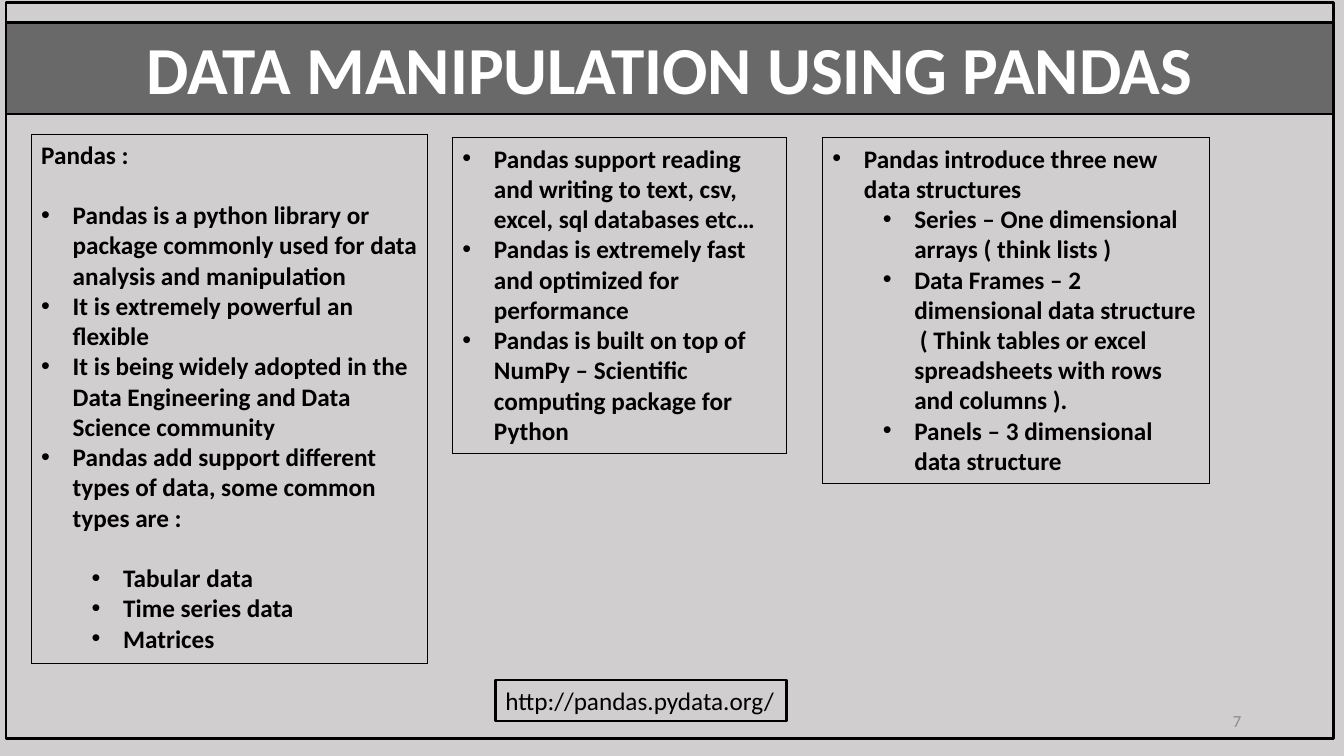
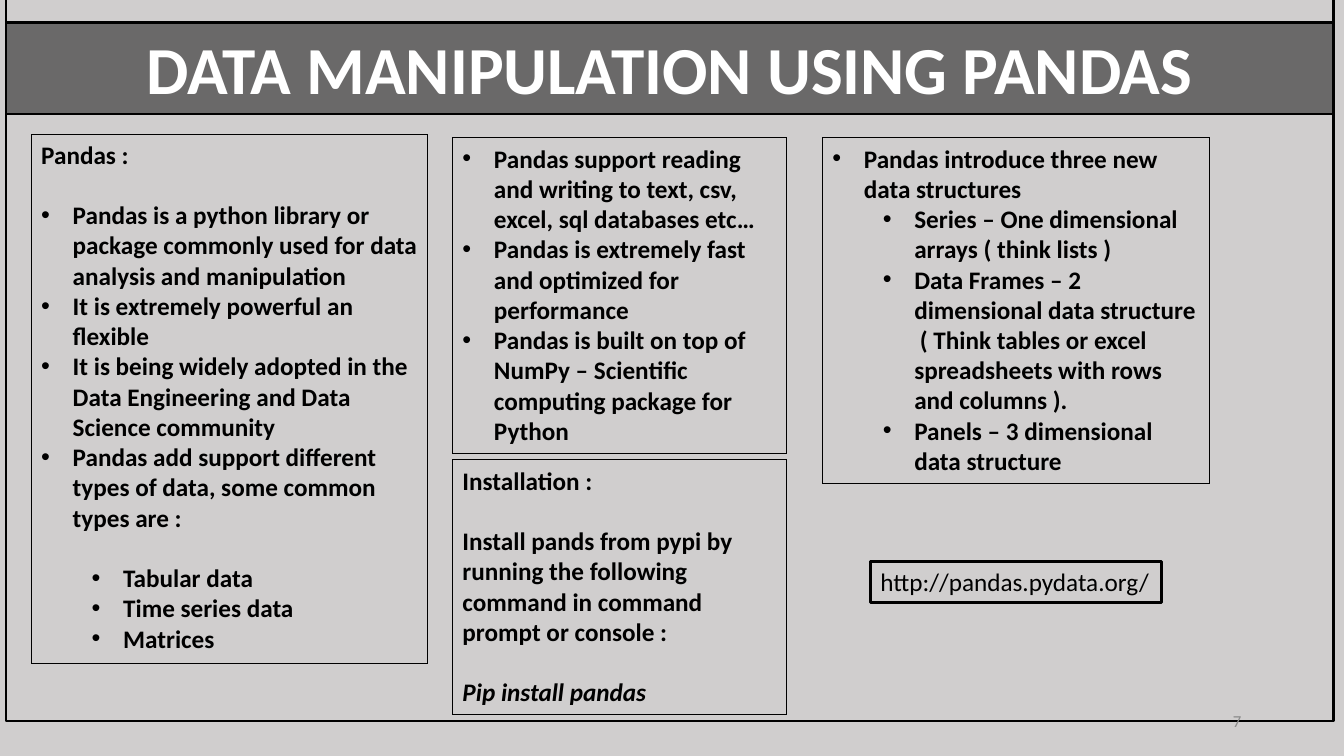
Before and after one commit to hamna314/iacc_python, a slide deck: slide 7 of week7/PythonPresentationWeek7.pptx. Drawn at 1344x756 pixels with LibreOffice and Linux fonts; fonts in the diff are those of the drawing. Boxes give left, top, right and bottom in pixels: in the first picture for what was removed or moved away, otherwise in the second. Text is boxed around its words. In the diff, an @@ line names an element or a change of style, - is before the commit and + after.

```diff
--- a/week7/PythonPresentationWeek7.pptx
+++ b/week7/PythonPresentationWeek7.pptx
@@ rectangle: place and size @@
-rectangle at box(6, 3, 1334, 739)
+rectangle at box(6, 0, 1334, 721)
@@ rectangle added at box(453, 460, 786, 714), outline #000000 0.75 pt, 18 pt, text #000000, bold @@
+Installation :
+Install pands from pypi by running the following command in command prompt or console :
+Pip install pandas
@@ rectangle "http://pandas.pydata.org/": place and size @@
-rectangle "http://pandas.pydata.org/" at box(496, 681, 787, 721)
+rectangle "http://pandas.pydata.org/" at box(871, 562, 1163, 602)
```
Also in this commit, not shown: 1 other slide changed.
